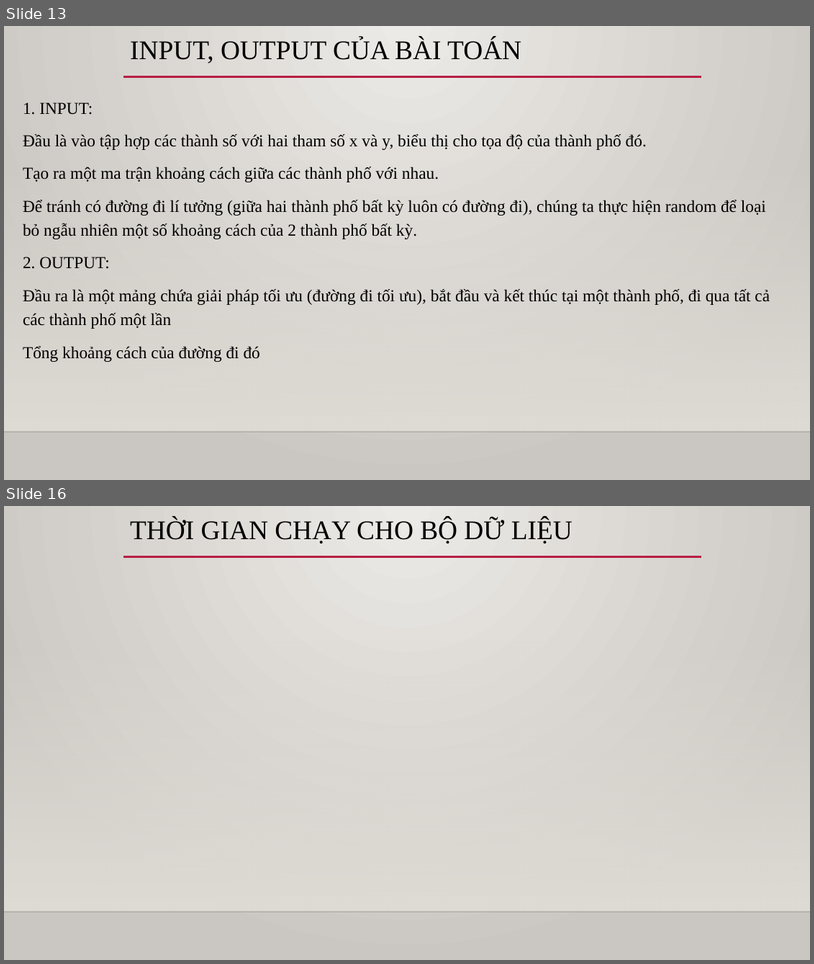
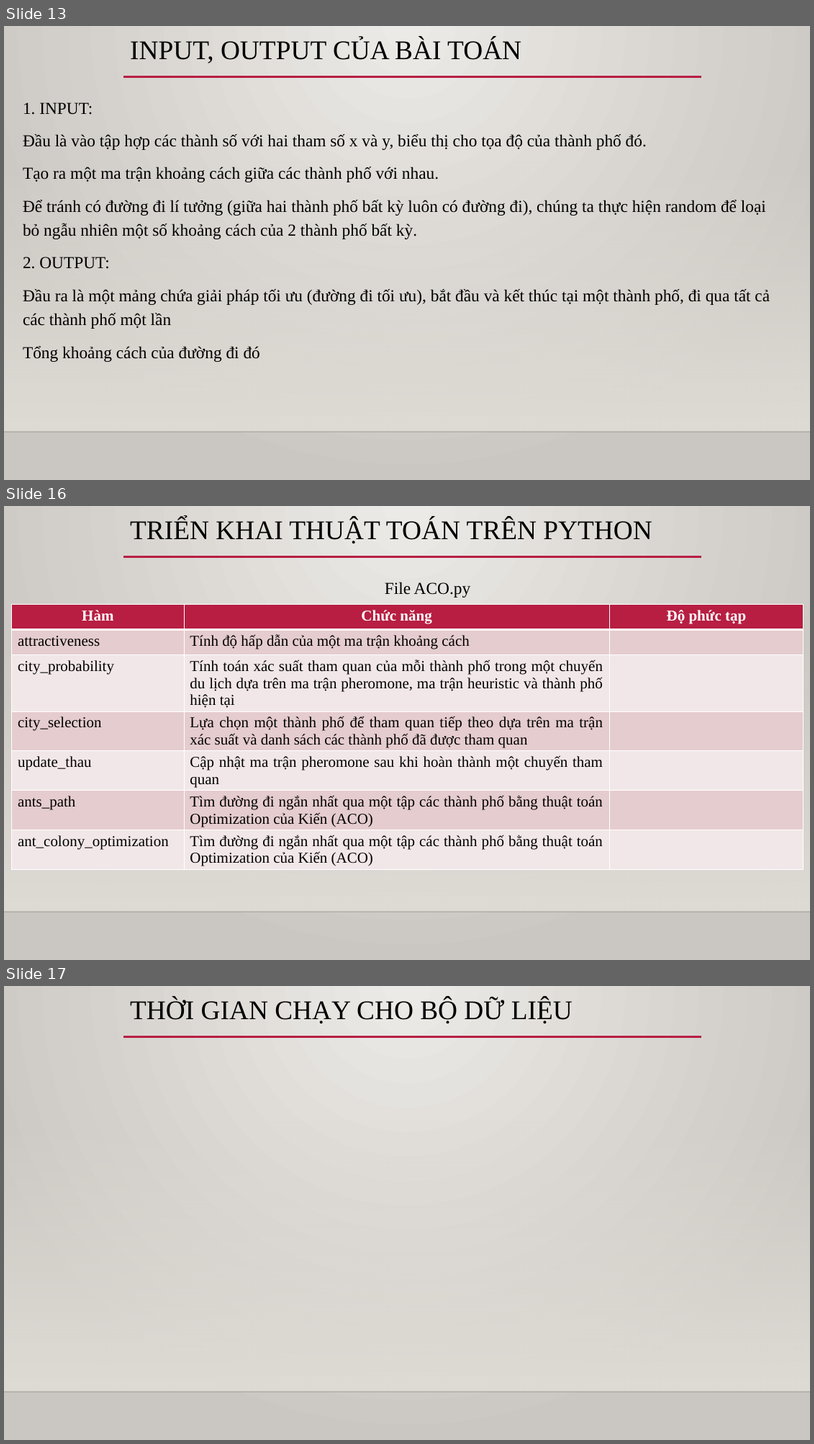
Before and after one commit to maihathm/PTTKGT-midterm, a slide deck: Slide_TT/52000775_52000896_52000092.pptx. Shown one above the other, each under a label of ours: slides 13 and 16 before the commit, slides 13, 16 and 17 after it; the slides between them are not shown. The pictures are 814x964 and 814x1444 pixels, drawn with LibreOffice and Linux fonts; fonts in the diff are those of the drawing; background and template pictures are left out. Boxes give left, top, right and bottom in pixels: in the first picture for what was removed or moved away, otherwise in the second. Text is boxed around its words. In the diff, an @@ line names an element or a change of style, - is before the commit and + after.

Commit message:
slide

```diff
--- a/Slide_TT/52000775_52000896_52000092.pptx
+++ b/Slide_TT/52000775_52000896_52000092.pptx
@@ slide 16 added at (4,506,810,960), background gradient #ECEAE7 to #CAC7C1; not listed: 3 template elements that a slide beside it also shows @@
@@ title added at (130,518,652,543), 32 pt, text #000000 @@
+TRIỂN KHAI THUẬT TOÁN TRÊN PYTHON
@@ text added at (385,582,471,597), 20 pt, text #000000 @@
+File ACO.py
@@ table added at (12,605,805,885), 7 rows, 3 columns @@
+Hàm | Chức năng | Độ phức tạp
+attractiveness | Tính độ hấp dẫn của một ma trận khoảng cách | 
+city_probability | Tính toán xác suất tham quan của mỗi thành phố trong một chuyến du lịch dựa trên ma trận pheromone, ma trận heuristic và thành phố hiện tại | 
+city_selection | Lựa chọn một thành phố để tham quan tiếp theo dựa trên ma trận xác suất và danh sách các thành phố đã được tham quan | 
+update_thau | Cập nhật ma trận pheromone sau khi hoàn thành một chuyến tham quan | 
+ants_path | Tìm đường đi ngắn nhất qua một tập các thành phố bằng thuật toán Optimization của Kiến (ACO) | 
+ant_colony_optimization | Tìm đường đi ngắn nhất qua một tập các thành phố bằng thuật toán Optimization của Kiến (ACO) | 
@@ what was slide 16 is now slide 17 @@
```
Also in this commit, not shown: 1 slide changed, 1 other slide added, 1 slide removed.
